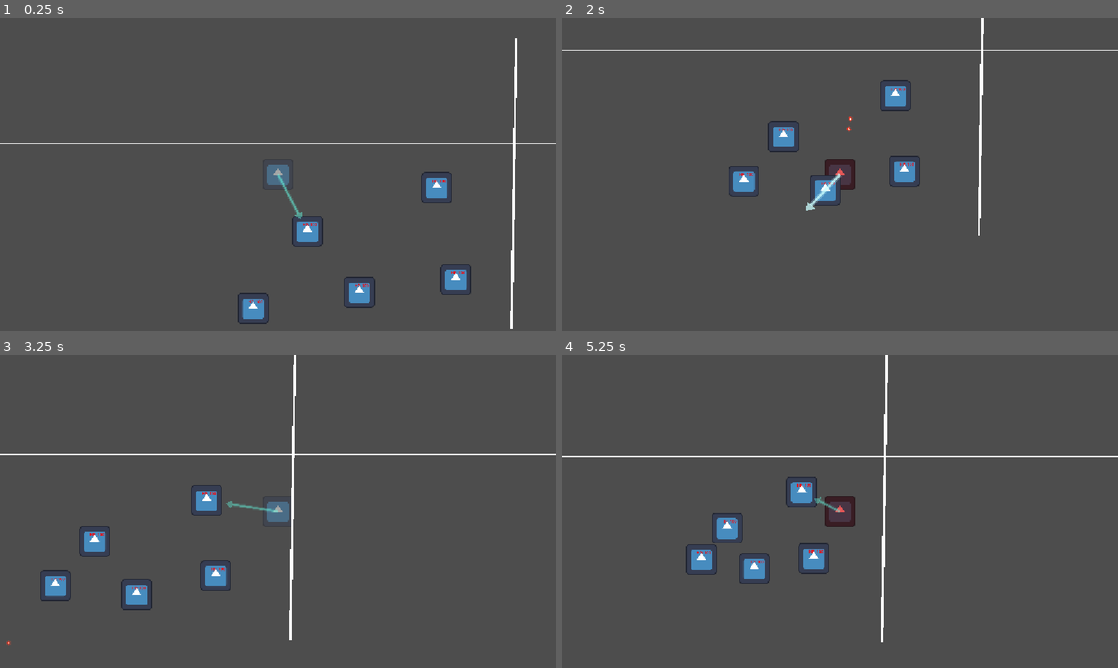
Above: before the commit, frames 1-4 (two rows, left to right).
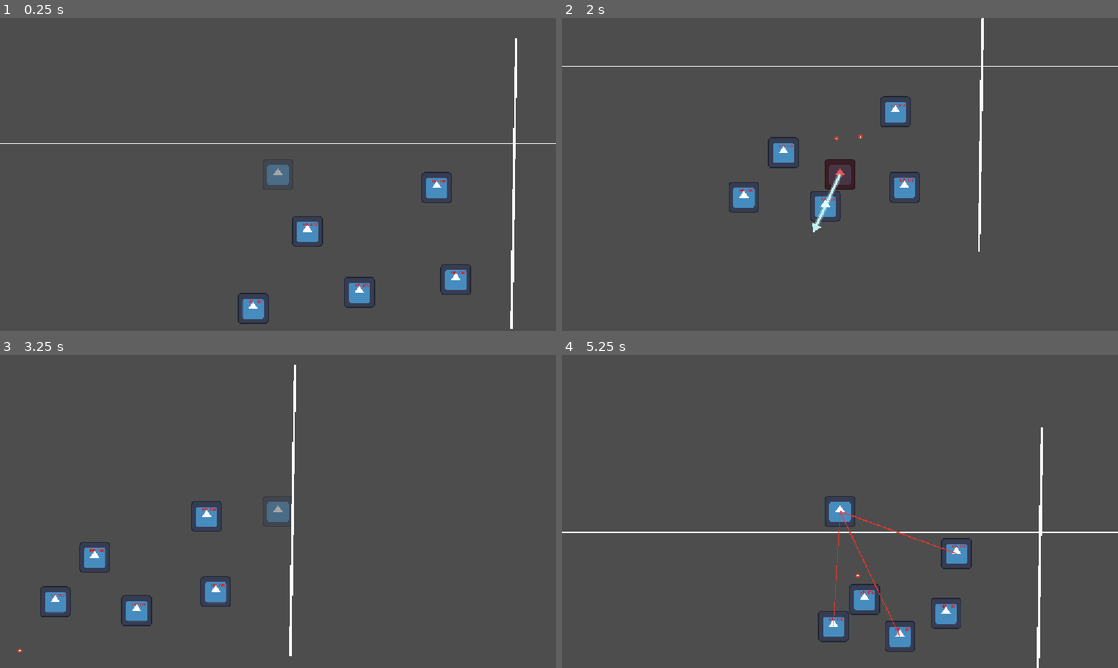
Above: after the commit, the same moments.

Repository: huajianwanzhao/xueyuanlu_gamejam
Game: Godot game, scene res://scenes/levels/level_01.tscn
Same seed, same stepped clock (60 frames per second), same inputs: the game is played once before the commit and once after it. The engine's default icon, where the game draws it, is replaced by a stand-in: a white triangle on a blue panel in a dark square.
Inputs (mouse positions are in pixels of both pictures, inside the frame that each line leads up to):
- Up to frame 1 (0.25 s): no input
- Up to frame 2 (2 s): tap Enter at 0.5 s; move the mouse to (962, 158) at 0.52 s; hold Right (ui_right) 0.53-1.28 s; click (962, 158) at 0.6 s; move the mouse to (728, 190) at 1.27 s; hold Down (ui_down) from 1.28 s (still down); click (728, 190) at 1.35 s
- Up to frame 3 (3.25 s): move the mouse to (333, 442) at 2.02 s; release Down (ui_down) at 2.03 s; hold Right (ui_right) 2.03-2.78 s; click (333, 442) at 2.1 s; move the mouse to (250, 574) at 2.77 s; hold Up (ui_up) from 2.78 s (still down); click (250, 574) at 2.85 s
- Up to frame 4 (5.25 s): move the mouse to (1006, 558) at 3.52 s; release Up (ui_up) at 3.53 s; hold Left (ui_left) 3.53-5.03 s; click (1006, 558) at 3.6 s; move the mouse to (673, 464) at 4.27 s; click (673, 464) at 4.35 s; move the mouse to (867, 511) at 5.02 s; hold Down (ui_down) from 5.03 s (still down); click (867, 511) at 5.1 s

The runs differ from the first frame. In frame 1, 0.1% of the frame differs, in the area x 49-55%, y 49-65%; in frame 2, 3.2%; in frame 3, 3.1%; in frame 4, 5.5%, in the area x 0-100%, y 0-100%.

Commit message:
feat: 接入 GameManager 的卡肉（顿帧）
实体化冲击 0.09s@0.03、被打中 0.10s@0.05、球撞球按正碰度 0.025~0.06s、撞尸体 0.03s、敌人死亡 0.05s。

Diff:
--- a/script/enemy.gd
+++ b/script/enemy.gd
@@ -274,6 +274,9 @@
 
 	target_enemy.apply_launch_velocity(v2_new, self.attack_id, impact_damage)
 
+	# 卡肉：撞得越正、顿得越狠（擦边几乎不卡），连撞时才有一路「砰砰砰」的节奏
+	GameManager.hit_stop(lerpf(0.025, 0.06, head_on), 0.05)
+
 	# 自己保留剩余速度：正碰会几乎停住（变成接力），斜碰会顺着切线滑过去
 	velocity = v1_new
 	if velocity.length() < stop_speed:
@@ -288,6 +291,7 @@
 	corpse.velocity = res[1]
 	velocity = res[0]
 	print("🪨 ", self.name, " 撞上 ", corpse.name, " 的尸体，尸体被推着滑走")
+	GameManager.hit_stop(0.03, 0.06) # 撞尸体只轻轻卡一下
 
 
 func _handle_wall_hit(normal: Vector2) -> void:
@@ -388,6 +392,7 @@
 
 func _die() -> void:
 	print("☠️ ", name, " 死亡！变为尸体")
+	GameManager.hit_stop(0.05, 0.05) # 打死人也要有一点停顿感
 	is_dying = false
 	current_state = State.DEAD
 	modulate = Color(0.3, 0.3, 0.3)
--- a/script/player.gd
+++ b/script/player.gd
@@ -122,9 +122,11 @@
 	# 已经贴上了：箭头穿过去、射到敌人外侧，这样才看得出「它会朝哪飞」。
 	if locked:
 		aim_arrow.aim_length = clampf(dist + 120.0, 160.0, 420.0)
+		aim_arrow.visible = true
 	else:
 		aim_arrow.aim_length = clampf(dist - 55.0, 80.0, 220.0)
-	aim_arrow.visible = true
+		aim_arrow.visible = false
+	#waim_arrow.visible = true
 
 
 func _ensure_aim_arrow() -> void:
@@ -181,6 +183,10 @@
 		enemy.apply_launch_velocity(dir * overlap_launch_speed, current_attack_id, overlap_impact_damage)
 		print("💥 实体化冲击: ", enemy.name, " 弹飞速度 ", int(overlap_launch_speed), " 方向 ", dir)
 
+	# 卡肉（顿帧）：命中瞬间把游戏时间几乎掐停，让这一下「砰」有重量。
+	# 0.09 秒真实时间、时间流速 0.03 —— 短到不影响操作，但手感明显。
+	GameManager.hit_stop(0.09, 0.03)
+
 
 # 用自己碰撞体那个圆做一次重叠查询，找出真正和玩家重合的敌人
 func _find_overlapping_enemies() -> Array:
@@ -229,6 +235,7 @@
 	if current_state != State.REAL:
 		return
 	print("💢 玩家被击中，强制打回幽灵状态")
+	GameManager.hit_stop(0.10, 0.05) # 挨打也卡一下，才知道自己中弹了
 	_enter_ghost_state()
 	can_switch = false
 	cooldown_timer = hit_lockout
Not shown, added: script/aim_arrow.gd.uid
Not shown, changed: 游戏结构.md
